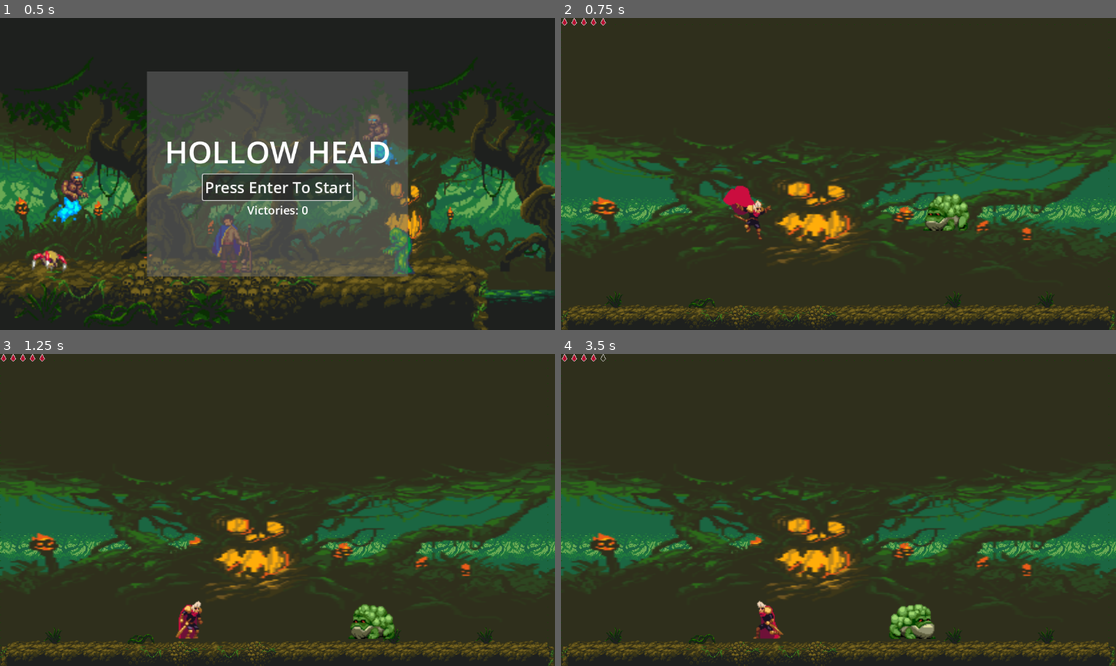
Above: before the commit, frames 1-4 (two rows, left to right).
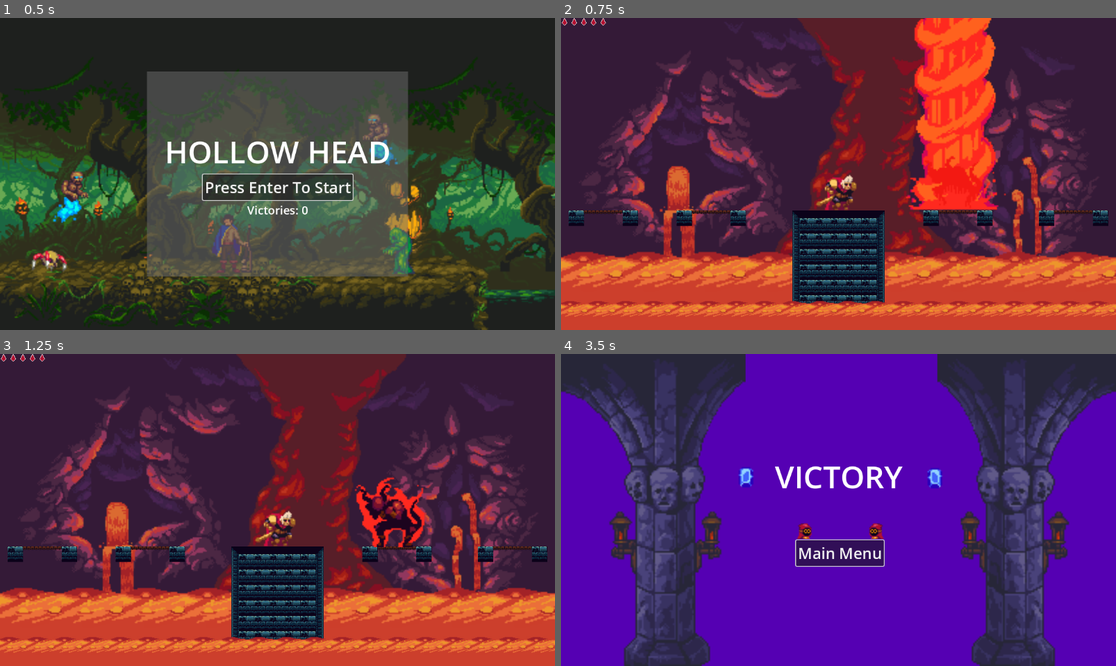
Above: after the commit, the same moments.

Repository: BenJenkyn/interactive-media-final-project
Game: Godot game, scene res://scenes/main.tscn
Same seed, same stepped clock (60 frames per second), same inputs: the game is played once before the commit and once after it.
Inputs:
- Up to frame 1 (0.5 s): no input
- Up to frame 2 (0.75 s): click "Press Enter To Start" at 0.5 s
- Up to frame 3 (1.25 s): no input
- Up to frame 4 (3.5 s): hold D (move_right) 1.28-2.78 s; tap Space (attack) at 1.35, 2.1, 3.05 s; tap Up (jump) at 1.52, 2.27 s; hold A (move_left) from 2.78 s (still down); tap Shift (dodge) at 2.85 s

Frame 1 is identical in both runs. In frame 2, 100% of the frame differs, in the area x 0-100%, y 0-100%; in frame 3, 100%; in frame 4, 100%.

Commit message:
player takes dmg and respawns when falling into lava

Diff:
--- a/hollow-head/scenes/levels/level3.tscn
+++ b/hollow-head/scenes/levels/level3.tscn
@@ -7,6 +7,7 @@
 [ext_resource type="PackedScene" uid="uid://bua4m2f24p1p7" path="res://scenes/player/spawn_effect.tscn" id="2_f7rt6"]
 [ext_resource type="Texture2D" uid="uid://chsxmc4t0va46" path="res://assets/background/1 Gothicvania Church/Stomper Asset Files/environment/layers/tileset.png" id="3_f5jb5"]
 [ext_resource type="PackedScene" uid="uid://i8ted54dl21m" path="res://scenes/player/beast.tscn" id="6_frjko"]
+[ext_resource type="Texture2D" uid="uid://bvsqrl176636w" path="res://assets/background/1 lava-background/PNG/lava-tile.png" id="8_8w0pe"]
 
 [sub_resource type="TileSetAtlasSource" id="TileSetAtlasSource_sru4k"]
 texture = ExtResource("3_f5jb5")
@@ -52,6 +53,9 @@
 [sub_resource type="TileSet" id="TileSet_t275y"]
 physics_layer_0/collision_layer = 255
 sources/0 = SubResource("TileSetAtlasSource_sru4k")
+
+[sub_resource type="RectangleShape2D" id="RectangleShape2D_8w0pe"]
+size = Vector2(1383, 75)
 
 [node name="Level3" type="Node2D"]
 script = ExtResource("1_t275y")
@@ -99,3 +103,30 @@
 
 [node name="Point5" type="Marker2D" parent="TeleportPoints"]
 position = Vector2(1064, 397)
+
+[node name="CanvasLayer" type="CanvasLayer" parent="."]
+follow_viewport_enabled = true
+
+[node name="TextureRect" type="TextureRect" parent="CanvasLayer"]
+anchors_preset = 12
+anchor_top = 1.0
+anchor_right = 1.0
+anchor_bottom = 1.0
+offset_left = -60.0
+offset_top = -60.0
+offset_right = -60.0
+grow_horizontal = 2
+grow_vertical = 0
+scale = Vector2(1.2, 1.2)
+texture = ExtResource("8_8w0pe")
+stretch_mode = 1
+
+[node name="LavaArea2d" type="Area2D" parent="CanvasLayer"]
+position = Vector2(-51, 601)
+collision_mask = 32
+
+[node name="CollisionShape2D" type="CollisionShape2D" parent="CanvasLayer/LavaArea2d"]
+position = Vector2(681.5, 23.5)
+shape = SubResource("RectangleShape2D_8w0pe")
+
+[connection signal="area_exited" from="CanvasLayer/LavaArea2d" to="Player" method="_on_lava_area_2d_area_exited"]
--- a/hollow-head/scenes/levels/level_3.gd
+++ b/hollow-head/scenes/levels/level_3.gd
@@ -3,8 +3,11 @@
 @export var spawn_effect_scene: PackedScene
 
 @onready var beast = $Beast
+@onready var player = $Player
+@onready var respawn_point = $TeleportPoints/Point3
 
 func _ready() -> void:
+	player.set_respawn_point(respawn_point)
 	beast.visible = false
 	spawn_beast_effect()
 
--- a/hollow-head/scenes/levels/main_menu.gd
+++ b/hollow-head/scenes/levels/main_menu.gd
@@ -16,4 +16,4 @@
 	pass
 
 func _on_start_pressed():
-	level_state.change_state(level_state.LevelStateEnum.LEVEL1)
+	level_state.change_state(level_state.LevelStateEnum.LEVEL3)
--- a/hollow-head/scripts/player.gd
+++ b/hollow-head/scripts/player.gd
@@ -58,6 +58,7 @@
 var current_health: int
 var can_take_damage: bool = true
 var hurt_source_x: float = 0.0
+var respawn_point: Node2D = null
 
 func _ready() -> void:
 	current_health = max_health
@@ -406,6 +407,9 @@
 	pause_toggle_lock_frames = 2
 
 func take_damage(amount: int) -> void:
+	take_damage_and_respawn(amount, null)
+
+func take_damage_and_respawn(amount: int, respawn_target: Node2D) -> void:
 	if amount <= 0:
 		return
 
@@ -435,23 +439,31 @@
 		_handle_player_death()
 		return
 
-	var knockback_dir: float = sign(global_position.x - hurt_source_x)
-	if knockback_dir == 0.0:
-		knockback_dir = -facing
-
-	global_position.x += knockback_dir * knockback_separation_distance
-	velocity.x = contact_knockback_x * knockback_dir
-	velocity.y = contact_knockback_y
-
-	change_state(PlayerState.HURT)
+	if respawn_target != null:
+		velocity = Vector2.ZERO
+		global_position = respawn_target.global_position
+		facing = 1.0
+		_update_facing_visuals()
+		change_state(PlayerState.IDLE)
+	else:
+		var knockback_dir: float = sign(global_position.x - hurt_source_x)
+		if knockback_dir == 0.0:
+			knockback_dir = -facing
+
+		global_position.x += knockback_dir * knockback_separation_distance
+		velocity.x = contact_knockback_x * knockback_dir
+		velocity.y = contact_knockback_y
+
+		change_state(PlayerState.HURT)
 
 	await get_tree().create_timer(hurt_time).timeout
 
 	if state != PlayerState.DEAD:
-		if not is_on_floor():
-			change_state(PlayerState.FALL)
-		else:
-			change_state(PlayerState.IDLE)
+		if respawn_target == null:
+			if not is_on_floor():
+				change_state(PlayerState.FALL)
+			else:
+				change_state(PlayerState.IDLE)
 
 	await get_tree().create_timer(invincibility_time).timeout
 
@@ -476,6 +488,9 @@
 	current_health = min(current_health, max_health)
 	player_state.current_health = current_health
 	player_state.health_changed.emit(player_state.current_health, player_state.max_health)
+
+func set_respawn_point(point: Node2D) -> void:
+	respawn_point = point
 
 func _on_hurtbox_area_entered(area: Area2D) -> void:
 	if not can_take_damage:
@@ -542,3 +557,10 @@
 		change_state(PlayerState.RUN)
 	else:
 		change_state(PlayerState.IDLE)
+
+
+func _on_lava_area_2d_area_exited(area: Area2D) -> void:
+	if area != hurtbox:
+		return
+
+	take_damage_and_respawn(1, respawn_point)
Not shown: 1 places in hollow-head/scenes/levels/level3.tscn that only renumber resources
